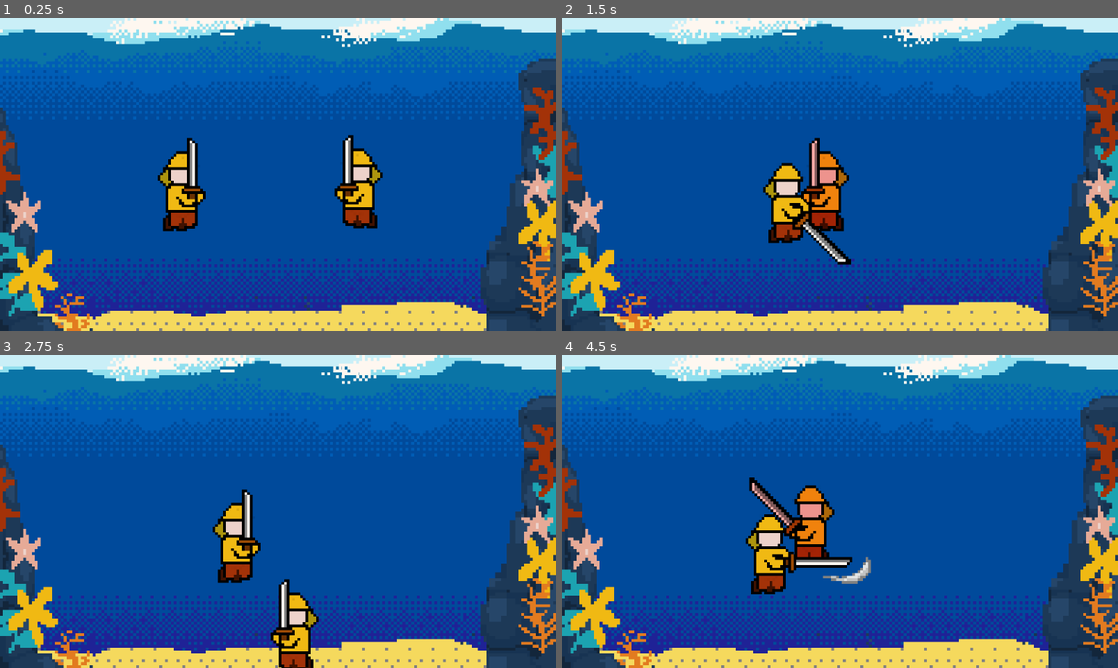
Above: before the commit, frames 1-4 (two rows, left to right).
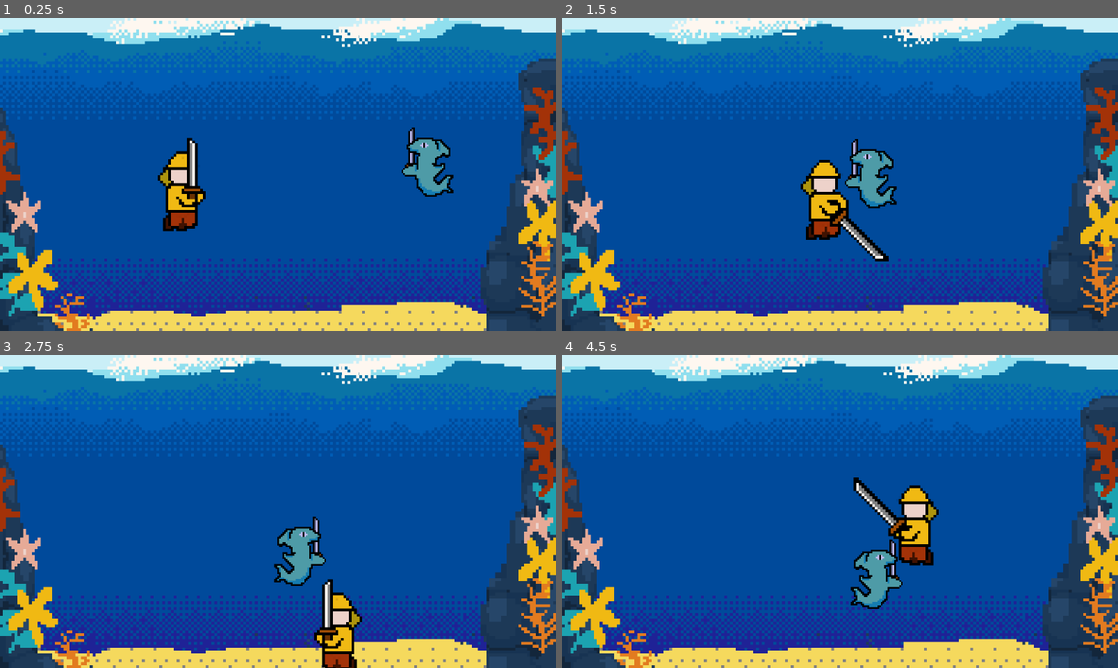
Above: after the commit, the same moments.

Repository: qvorr/fih
Game: Godot game, scene res://FightModeScene.tscn
The game is run twice, just before and just after one commit, with the same random seed, the same clock (stepped at 60 frames per second) and the same inputs.
Inputs:
- Up to frame 1 (0.25 s): no input
- Up to frame 2 (1.5 s): hold D (move_right) 0.53-1.28 s; tap Up (attack_high) at 0.6 s; hold S (move_down) from 1.28 s (still down); tap Down (attack_low) at 1.35 s
- Up to frame 3 (2.75 s): release S (move_down) at 2.03 s; hold D (move_right) from 2.03 s (still down); tap Left (attack_mid) at 2.1 s
- Up to frame 4 (4.5 s): release D (move_right) at 2.78 s; hold W (move_up) 2.78-3.53 s; tap Space (block_high) at 2.85 s; hold A (move_left) from 3.53 s (still down); tap Shift (block_low) at 3.6 s; tap Up (attack_high) at 4.35 s

The runs differ from the first frame. In frame 1, 2.9% of the frame differs, in the area x 60-82%, y 34-68%; in frame 2, 5.1%; in frame 3, 6.0%; in frame 4, 6.9%, in the area x 33-68%, y 39-82%.
Error after the commit: Invalid access to property or key 'spark_high_tex' on a base object of type 'Node2D (KatanaHit.gd)'. (res://scripts/HealthAndTakeDamage.gd:20)

Commit message:
i want it to be over

Diff:
--- a/FightModeScene.tscn
+++ b/FightModeScene.tscn
@@ -14,9 +14,9 @@
 [ext_resource type="Texture2D" uid="uid://dn4ch7ssfl4a" path="res://assets/scene 2/9-rockL.png" id="12_louek"]
 [ext_resource type="Texture2D" uid="uid://dffcbn7n876d2" path="res://assets/scene 2/10-coralL.png" id="13_dd2gj"]
 [ext_resource type="Script" uid="uid://beuabb78208xl" path="res://scripts/PlayerController.gd" id="14_c3ulk"]
-[ext_resource type="Texture2D" uid="uid://ci747wf3mtusg" path="res://assets/scene 2/bloc-up-spark.png" id="14_wusjp"]
-[ext_resource type="Texture2D" uid="uid://7u1ecva644er" path="res://assets/scene 2/block-down-spark.png" id="15_sie7l"]
-[ext_resource type="Script" uid="uid://c6extovu2br4n" path="res://scripts/BoAtI.gd" id="17_wusjp"]
+[ext_resource type="PackedScene" uid="uid://cabtv7ow1cky2" path="res://pinkFish.tscn" id="15_g1de4"]
+[ext_resource type="Script" uid="uid://cm7hw4645arnn" path="res://scripts/InitializeCombat.gd" id="16_c3ulk"]
+[ext_resource type="PackedScene" uid="uid://c078ng5kuc76r" path="res://blueFishEnemy.tscn" id="16_f0som"]
 
 [node name="FightModeScene" type="Node2D" unique_id=1821662636]
 
@@ -78,12 +78,8 @@
 position = Vector2(59.000004, 58)
 metadata/_edit_group_ = true
 
-[node name="Katana" parent="Player" index="2" unique_id=192307028]
-spark_high_tex = ExtResource("14_wusjp")
-spark_low_tex = ExtResource("15_sie7l")
-
 [node name="Movement" parent="Player" index="3" unique_id=605833367 node_paths=PackedStringArray("target")]
-target = NodePath("../../Enemy")
+target = NodePath("")
 
 [node name="HealthAndDmgTk" parent="Player" index="4" unique_id=823205053]
 isPlayer = true
@@ -91,20 +87,13 @@
 [node name="PlayerController" type="Node2D" parent="Player" unique_id=796216977]
 script = ExtResource("14_c3ulk")
 
-[node name="Enemy" parent="." unique_id=892226742 instance=ExtResource("1_rnk63")]
-position = Vector2(128, 57)
-metadata/_edit_group_ = true
-
-[node name="Movement" parent="Enemy" index="3" unique_id=605833367 node_paths=PackedStringArray("target")]
-target = NodePath("../../Player")
-
-[node name="BoAtI" type="Node2D" parent="Enemy" unique_id=752052955 node_paths=PackedStringArray("target")]
-script = ExtResource("17_wusjp")
-target = NodePath("../../Player")
+[node name="Initialize" type="Node2D" parent="." unique_id=403378274]
+script = ExtResource("16_c3ulk")
+enemy_scene = ExtResource("16_f0som")
+enemy_scene2 = ExtResource("15_g1de4")
 
 [connection signal="body_entered" from="Player/Katana/BlockHigh" to="Player/HealthAndDmgTk" method="_on_block_entered"]
 [connection signal="body_entered" from="Player/Katana/BlockLow" to="Player/HealthAndDmgTk" method="_on_block_entered"]
 
 [editable path="water"]
 [editable path="Player"]
-[editable path="Enemy"]
--- /dev/null
+++ b/blueFishEnemy.tscn
@@ -0,0 +1,37 @@
+[gd_scene format=3 uid="uid://c078ng5kuc76r"]
+
+[ext_resource type="PackedScene" uid="uid://ckudr8chj1kgo" path="res://player.tscn" id="1_vm4nk"]
+[ext_resource type="Texture2D" uid="uid://4gux5v4n83if" path="res://assets/scene 2/fih2/fih2-idle.png" id="2_jdcyv"]
+[ext_resource type="Texture2D" uid="uid://dr25147yy4v48" path="res://assets/scene 2/fih2/fih2-up.png" id="3_tvlr6"]
+[ext_resource type="Texture2D" uid="uid://dbh2ntlko3gjb" path="res://assets/scene 2/fih2/fih2-up-sw.png" id="4_3iyj5"]
+[ext_resource type="Texture2D" uid="uid://c0op15g5scqgc" path="res://assets/scene 2/fih2/fih2-mid.png" id="5_cpxco"]
+[ext_resource type="Texture2D" uid="uid://u7u6gg7r18y" path="res://assets/scene 2/fih2/fih2-mid-sw.png" id="6_ojhai"]
+[ext_resource type="Texture2D" uid="uid://ct5jyhrada3b5" path="res://assets/scene 2/fih2/fih2-down.png" id="7_u1wdr"]
+[ext_resource type="Texture2D" uid="uid://kp0im4rcpxot" path="res://assets/scene 2/fih2/fih2-down-sw.png" id="8_o5nsn"]
+[ext_resource type="Script" uid="uid://c6extovu2br4n" path="res://scripts/BoAtI.gd" id="9_tvlr6"]
+
+[node name="BlueFish" unique_id=1404003345 instance=ExtResource("1_vm4nk")]
+
+[node name="CollisionShape2D" parent="." index="0" unique_id=1522167820]
+scale = Vector2(1, 0.865)
+
+[node name="Sprite2D" parent="." index="1" unique_id=1141526292]
+position = Vector2(8.510199, 0.28571892)
+scale = Vector2(2.3682106, 2.3682106)
+texture = ExtResource("2_jdcyv")
+
+[node name="Katana" parent="." index="2" unique_id=192307028]
+idle_tex = ExtResource("2_jdcyv")
+high_tex = ExtResource("3_tvlr6")
+high_swoosh_tex = ExtResource("4_3iyj5")
+mid_tex = ExtResource("5_cpxco")
+mid_swoosh_tex = ExtResource("6_ojhai")
+low_tex = ExtResource("7_u1wdr")
+low_swoosh_tex = ExtResource("8_o5nsn")
+high_block = ExtResource("2_jdcyv")
+high_block_spark = ExtResource("2_jdcyv")
+low_block = ExtResource("2_jdcyv")
+low_block_spark = ExtResource("2_jdcyv")
+
+[node name="BotAI" type="Node2D" parent="." index="5" unique_id=628510089]
+script = ExtResource("9_tvlr6")
--- /dev/null
+++ b/pinkFish.tscn
@@ -0,0 +1,33 @@
+[gd_scene format=3 uid="uid://cabtv7ow1cky2"]
+
+[ext_resource type="PackedScene" uid="uid://ckudr8chj1kgo" path="res://player.tscn" id="1_km4in"]
+[ext_resource type="Texture2D" uid="uid://pvpgebvcjcc4" path="res://assets/scene 2/fih1/fih1-idle.png" id="2_ft0mf"]
+[ext_resource type="Texture2D" uid="uid://bby81qbio67s1" path="res://assets/scene 2/fih1/fih1-up.png" id="3_pulw8"]
+[ext_resource type="Texture2D" uid="uid://p7cuwrpsdh0w" path="res://assets/scene 2/fih1/fih1-up-sw.png" id="4_uv77k"]
+[ext_resource type="Texture2D" uid="uid://bjay10wpqaagt" path="res://assets/scene 2/fih1/fih1-mid.png" id="5_ivmqo"]
+[ext_resource type="Texture2D" uid="uid://cvvqqyqd02i3u" path="res://assets/scene 2/fih1/fih1-mid-sw.png" id="6_ehhea"]
+[ext_resource type="Texture2D" uid="uid://dunuc1qisdlv2" path="res://assets/scene 2/fih1/fih1-down.png" id="7_i1xc2"]
+[ext_resource type="Texture2D" uid="uid://dp4erw0sngeyf" path="res://assets/scene 2/fih1/fih1-down-sw.png" id="8_h3jyn"]
+[ext_resource type="Script" uid="uid://c6extovu2br4n" path="res://scripts/BoAtI.gd" id="9_ft0mf"]
+
+[node name="Player" unique_id=1404003345 instance=ExtResource("1_km4in")]
+
+[node name="Sprite2D" parent="." index="1" unique_id=1141526292]
+position = Vector2(-20.061228, 8.448978)
+texture = ExtResource("2_ft0mf")
+
+[node name="Katana" parent="." index="2" unique_id=192307028]
+idle_tex = ExtResource("2_ft0mf")
+high_tex = ExtResource("3_pulw8")
+high_swoosh_tex = ExtResource("4_uv77k")
+mid_tex = ExtResource("5_ivmqo")
+mid_swoosh_tex = ExtResource("6_ehhea")
+low_tex = ExtResource("7_i1xc2")
+low_swoosh_tex = ExtResource("8_h3jyn")
+high_block = ExtResource("2_ft0mf")
+high_block_spark = ExtResource("2_ft0mf")
+low_block = ExtResource("2_ft0mf")
+low_block_spark = ExtResource("2_ft0mf")
+
+[node name="BotAI" type="Node2D" parent="." index="5" unique_id=290338373]
+script = ExtResource("9_ft0mf")
--- /dev/null
+++ b/scripts/InitializeCombat.gd
@@ -0,0 +1,45 @@
+extends Node2D
+
+@export var enemy_scene: PackedScene # drag your enemy .tscn here in the Inspector
+@export var enemy_scene2: PackedScene # drag your enemy .tscn here in the Inspector
+
+@onready var player: CharacterBody2D = get_parent().get_node("Player")
+
+func _ready() -> void:
+
+	const tints = [
+		Color("ffb3b3"), # Soft Coral
+		Color("ffd1a3"), # Warm Peach
+		Color("fff2a6"), # Pale Gold
+		Color("b8f2c9"), # Mint Green
+		Color("a8f0e8"), # Seafoam
+		Color("b3d9ff"), # Ice Blue
+		Color("c2c2ff"), # Periwinkle
+		Color("e0c2ff"), # Lavender
+		Color("ffc2e6"), # Soft Pink
+		Color("e8d8c3"), # Warm Sand
+	]
+
+	var enemy_tint: Color = tints[randi_range(0, len(tints)-1)]
+	print(enemy_tint)
+
+
+	var enemy
+	if randf_range(0.0, 10.0) > 5:
+		enemy = enemy_scene.instantiate()
+	else:
+		enemy = enemy_scene2.instantiate()
+
+
+	enemy.position = Vector2(150, 50) # or use a Marker2D's position
+	enemy.modulate = enemy_tint       # tints the root so your damage flash won't overwrite it
+	add_child(enemy)
+
+	# Wire up targets
+	enemy.get_node("Movement").target = player
+	enemy.get_node("BotAI").target = player
+	player.get_node("Movement").target = enemy
+
+# Called every frame. 'delta' is the elapsed time since the previous frame.
+func _process(delta: float) -> void:
+	pass
--- a/scripts/KatanaHit.gd
+++ b/scripts/KatanaHit.gd
@@ -14,8 +14,6 @@
 @export var high_block_spark: Texture2D
 @export var low_block: Texture2D
 @export var low_block_spark: Texture2D
-@export var spark_high_tex: Texture2D;
-@export var spark_low_tex: Texture2D;
 
 @onready var sprite: Sprite2D = get_parent().get_node("Sprite2D")
 
Binary file changed: assets/scene 2/fih1/fih1-down-sw.png
Binary file changed: assets/scene 2/fih1/fih1-down.png
Binary file changed: assets/scene 2/fih1/fih1-idle.png
Binary file changed: assets/scene 2/fih1/fih1-mid-sw.png
Binary file changed: assets/scene 2/fih1/fih1-mid.png
Binary file changed: assets/scene 2/fih1/fih1-up-sw.png
Binary file changed: assets/scene 2/fih1/fih1-up.png
Binary file changed: assets/scene 2/fih2/fih2-down-sw.png
Binary file changed: assets/scene 2/fih2/fih2-down.png
Binary file changed: assets/scene 2/fih2/fih2-idle.png
Binary file changed: assets/scene 2/fih2/fih2-mid-sw.png
Binary file changed: assets/scene 2/fih2/fih2-mid.png
(and 6 more such lines)
